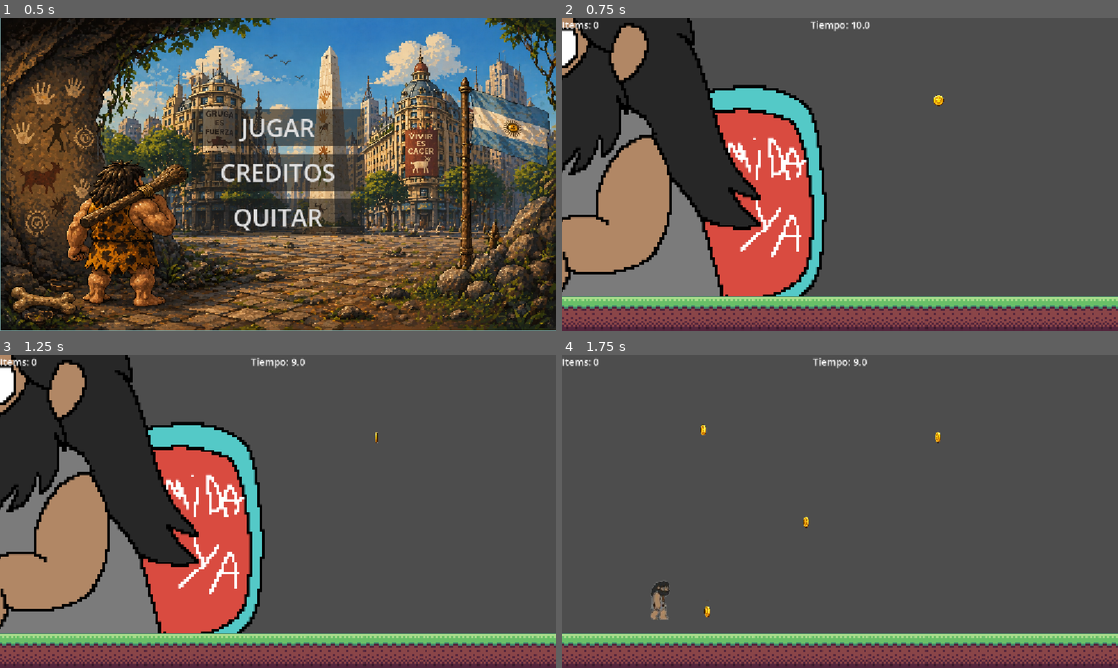
Above: before the commit, frames 1-4 (two rows, left to right).
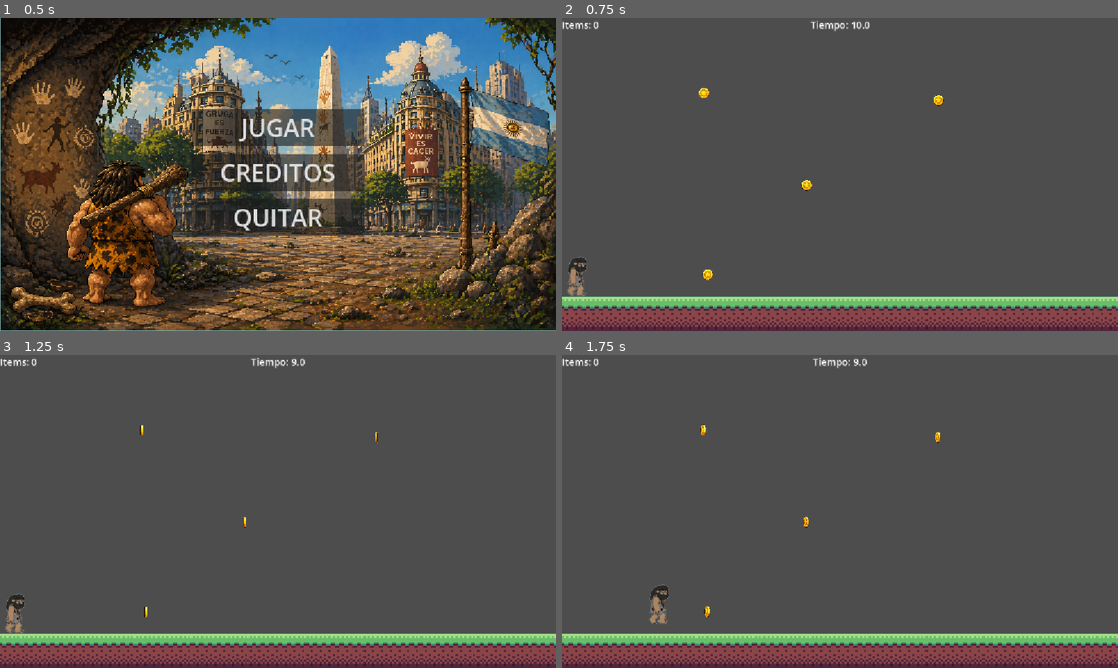
Above: after the commit, the same moments.

Repository: AnxietyFilledRaccoon/caverman_3000
Game: Godot game, scene res://menú_principal.tscn
Same seed, same stepped clock (60 frames per second), same inputs: the game is played once before the commit and once after it.
Inputs:
- Up to frame 1 (0.5 s): no input
- Up to frame 2 (0.75 s): click "JUGAR" at 0.5 s
- Up to frame 3 (1.25 s): no input
- Up to frame 4 (1.75 s): hold Right (ui_right) from 1.28 s (still down); tap Up (ui_up) at 1.52 s

Frame 1 is identical in both runs. In frame 2, 36% of the frame differs, in the area x 0-48%, y 0-89%; in frame 3, 36%; in frame 4, 0.3%.

Commit message:
modificacion actual
problema de los sprite del personaje, hizo que deba volver a modificar la animacion de idle

Diff:
--- a/caverman-3000/nivel1/juego1.tscn
+++ b/caverman-3000/nivel1/juego1.tscn
@@ -22,7 +22,7 @@
 position = Vector2(780, 165)
 
 [node name="Player" parent="." unique_id=377288202 groups=["cavernicola"] instance=ExtResource("2_epaet")]
-position = Vector2(28, 524)
+position = Vector2(26, 532)
 
 [node name="CanvasLayer" type="CanvasLayer" parent="." unique_id=1325263958]
 
--- a/caverman-3000/nivel1/player.tscn
+++ b/caverman-3000/nivel1/player.tscn
@@ -2,7 +2,6 @@
 
 [ext_resource type="Script" uid="uid://c1pry5c200m2i" path="res://nivel1/player.gd" id="1_i3pqv"]
 [ext_resource type="Texture2D" uid="uid://butktqqj8uklo" path="res://asets/caminata.png" id="1_onrkg"]
-[ext_resource type="Texture2D" uid="uid://pbjgpenwapfw" path="res://asets/idle.png" id="2_i3pqv"]
 
 [sub_resource type="AtlasTexture" id="AtlasTexture_hqtel"]
 atlas = ExtResource("1_onrkg")
@@ -23,6 +22,10 @@
 [sub_resource type="AtlasTexture" id="AtlasTexture_dw050"]
 atlas = ExtResource("1_onrkg")
 region = Rect2(212, 0, 53, 87)
+
+[sub_resource type="AtlasTexture" id="AtlasTexture_vjhrc"]
+atlas = ExtResource("1_onrkg")
+region = Rect2(53, 0, 53, 87)
 
 [sub_resource type="SpriteFrames" id="SpriteFrames_b26j0"]
 animations = [{
@@ -48,7 +51,7 @@
 }, {
 "frames": [{
 "duration": 1.0,
-"texture": ExtResource("2_i3pqv")
+"texture": SubResource("AtlasTexture_vjhrc")
 }],
 "loop": true,
 "name": &"idle",
@@ -66,7 +69,7 @@
 position = Vector2(2.75, -1.5)
 scale = Vector2(1.0514019, 1.03125)
 sprite_frames = SubResource("SpriteFrames_b26j0")
-animation = &"caminar"
+animation = &"idle"
 
 [node name="CollisionShape2D" type="CollisionShape2D" parent="." unique_id=658791487]
 position = Vector2(4, 2)
Not shown, added: caverman-3000/asets/gauchowalk1.png.import
Not shown, added: caverman-3000/asets/gauchowalk2.png.import
Not shown, added: caverman-3000/asets/mano puntero_20260426203559.png.import
Not shown, added: caverman-3000/asets/mano puntero_20260426203606.png.import
Not shown, added: caverman-3000/asets/nenanpcwalk1.png.import
Not shown, added: caverman-3000/asets/nenanpcwalk2.png.import
Not shown, added: caverman-3000/asets/pedaleo.png.import
Not shown, added: caverman-3000/asets/pedaleo2.png.import
